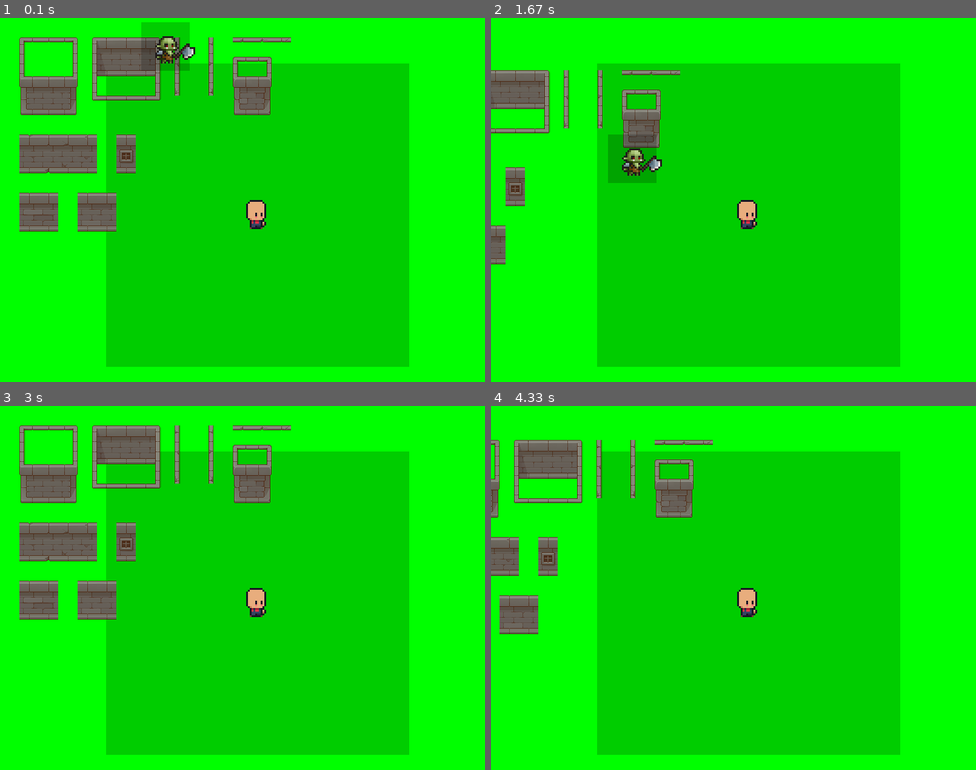
Above: before the commit, frames 1-4 (two rows, left to right).
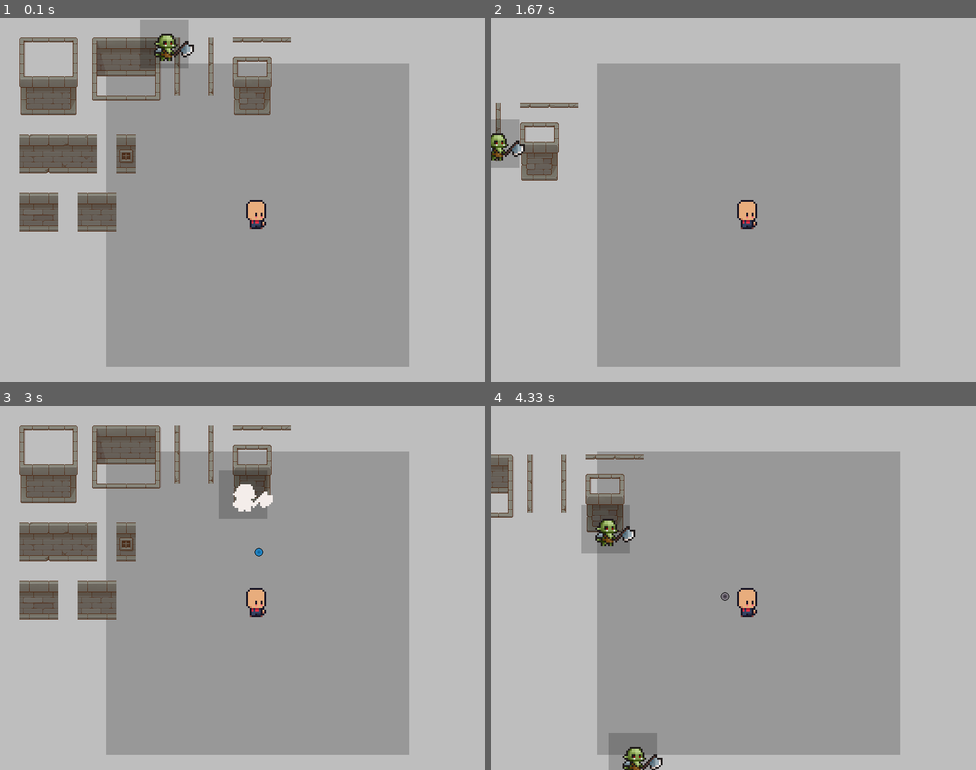
Above: after the commit, the same moments.

Repository: abyzboy/MypyGame
Game: pygame game, started from mainPyGame.py
The game is run twice, just before and just after one commit, with the same random seed, the same clock (stepped at 60 frames per second) and the same inputs.
Inputs:
- Up to frame 1 (0.1 s): no input
- Up to frame 2 (1.67 s): hold D 0.33-0.8 s; hold W 0.83-1.13 s; hold D 1.17-1.63 s
- Up to frame 3 (3 s): hold A 1.67-2.2 s; hold S 2.23-2.53 s; hold A 2.57-2.97 s
- Up to frame 4 (4.33 s): hold W 3-3.37 s; hold D 3.4-4.03 s; hold S from 4.07 s (still down)

The runs differ from the first frame. In frame 1, 91% of the frame differs, in the area x 0-100%, y 0-100%; in frame 2, 100%; in frame 3, 91%; in frame 4, 100%.

Commit message:
revork engine.py and gameobjects.py and added new spawner.py and new three bullet

Diff:
--- a/Scripts/Camera.py
+++ b/Scripts/Camera.py
@@ -1,10 +1,10 @@
 from Scripts.Engine import Vector
 import pygame
 
-from Scripts.GameObjects.Character import Character
-from Scripts.GameObjects.Enemy import Enemy
-from Scripts.GameObjects.GameObject import GameObject
-from Scripts.bullet import Bullet
+from Scripts.GameObjects import Character
+from Scripts.GameObjects import Enemy
+from Scripts.GameObjects import GameObject
+from Scripts.GameObjects import Bullet
 
 
 class Camera:
--- /dev/null
+++ b/Scripts/GameObjects.py
@@ -0,0 +1,207 @@
+from Scripts.Engine import Transform, Vector, Controller, Collider
+import pygame
+import time
+import threading
+
+
+class GameObject:
+    def __init__(self, cords, image_path, scale=1, tag_collision='default'):
+        self.image_path = image_path
+        self.scale = scale
+        self.transform = Transform(cords)
+        self.normal_sprite = pygame.transform.scale(pygame.image.load(image_path).convert_alpha(), (
+            pygame.image.load(image_path).convert_alpha().get_width() * self.scale,
+            pygame.image.load(image_path).convert_alpha().get_height() * self.scale))
+        self.sprite = self.normal_sprite
+        self.tag_collision = tag_collision
+        self.is_dead = False
+
+    def update_frame(self):
+        pass
+
+    def update_collision(self, objects):
+        pass
+
+    def __str__(self):
+        return self.tag_collision
+
+
+DURATION_BULLET = 0.5
+DURATION_GOLD_BULLET = 0.05
+DURATION_ICE_BULLET = 3
+
+
+class Character(GameObject):
+    def __init__(self, cords, speed, screen):
+        super().__init__(cords, 'character.png', scale=3, tag_collision='character')
+        self.controller = Controller()
+        self.first_time = time.time()
+        self.camera = None
+        self.screen = screen
+        # stats
+        self.health = 100
+        self.speed = speed
+        self.exp = 0
+        # colliders
+        self.collider_area_attack = Collider((500, 500), self.transform, offset=(-225, -225))
+        self.collider_character = Collider((80, 80), self.transform, offset=(-20, -20))
+        # buffs
+        self.gold_bullet = False
+
+        self.counter = 0
+
+    def update_collision(self, objects: list[GameObject]):
+        for game_object in objects:
+            if game_object.tag_collision == 'enemy':
+                if self.collider_area_attack.on_collider_stay(game_object.collider):
+                    if self.check_reload(DURATION_BULLET):
+                        self.shoot(game_object)
+                if self.collider_character.on_collider_stay(game_object.collider):
+                    game_object.attack(self)
+
+    def shoot(self, target):
+        self.counter += 1
+        bullet = Bullet('bullet.png', self.transform.vector.get_cords(), target, damage=5)
+        self.camera.add_objects(bullet)
+        if self.gold_bullet:
+            threading.Timer(DURATION_GOLD_BULLET, self.shoot_gold, args=[target]).start()
+        if self.counter % DURATION_ICE_BULLET == 0 and self.counter >= DURATION_ICE_BULLET:
+            threading.Timer(0.2, self.shoot_ice, args=[target]).start()
+
+    def shoot_gold(self, target):
+        target: Enemy = target
+        if not target.is_dead:
+            bullet = Bullet('gold_bullet.png', self.transform.vector.get_cords(), target, damage=15)
+            self.camera.add_objects(bullet)
+        return 0
+
+    def shoot_ice(self, target):
+        target: Enemy = target
+        bullet = IceBullet('ice_bullet.png', self.transform.vector.get_cords(), target, damage=25, ice_debuff=1)
+        self.camera.add_objects(bullet)
+
+    def check_reload(self, duration):
+        if time.time() - self.first_time >= duration:
+            self.first_time = time.time()
+            return True
+        else:
+            return False
+
+    def move(self):
+        keys = pygame.key.get_pressed()
+        x, y = 0, 0
+        if keys[self.controller.right]:
+            x = 1
+        if keys[self.controller.left]:
+            x = -1
+        if keys[self.controller.down]:
+            y = 1
+        if keys[self.controller.up]:
+            y = -1
+        vector = Vector((x, y))
+        if x and y:
+            normalized_vector = vector.normalize()
+            self.transform.vector += Vector((normalized_vector.x * self.speed, normalized_vector.y * self.speed))
+        else:
+            self.transform.vector += Vector((vector.x * self.speed, vector.y * self.speed))
+
+    def update_frame(self):
+        self.move()
+        if self.exp == 10:
+            self.exp = 0
+            self.gold_bullet = True
+
+
+class Enemy(GameObject):
+    def __init__(self, cords, character: Character, screen, speed=1, health=100, id=0):
+        super().__init__(cords, 'enemy.png', scale=3, tag_collision='enemy')
+        self.health = health
+        self.can_walk = True
+        self.speed = speed
+        self.character = character
+        self.screen = screen
+        self.start_time = time.time()
+        self.can_fight = True
+        self.id = id
+        # collider
+        self.collider = Collider((80, 80), self.transform, offset=(-20, -20))
+        # sprite
+        self.damage_sprite = pygame.transform.scale(pygame.image.load('enemy_damage.png').convert_alpha(), (
+            pygame.image.load('enemy_damage.png').convert_alpha().get_width() * self.scale,
+            pygame.image.load('enemy_damage.png').convert_alpha().get_height() * self.scale))
+
+    def update_collision(self, objects: list[GameObject]):
+        for game_object in objects:
+            if game_object.tag_collision == 'bullet':
+                if self.collider.on_collider_stay(game_object.collider):
+                    game_object.on_enter_body()
+                    if self.health - game_object.damage <= 0:
+                        self.character.exp += 10
+                        self.is_dead = True
+                    else:
+                        self.health -= game_object.damage
+                        self.sprite = self.damage_sprite
+                        threading.Timer(0.1, self.return_normal_sprite).start()
+                    game_object.is_dead = True
+
+    def attack(self, other):
+        self.reload()
+        if self.can_fight:
+            other.health -= 10
+            self.can_fight = False
+            print(other.health, self.id)
+
+    def return_normal_sprite(self):
+        self.sprite = self.normal_sprite
+
+    def update_frame(self):
+        vector = self.character.transform.vector
+        if int(self.transform.dist(vector)) < 50:
+            self.can_walk = False
+        elif int(self.transform.dist(vector)) > 70:
+            self.can_walk = True
+        if self.can_walk:
+            self.transform.goto(self.character.transform.vector, self.speed)
+
+    def reload(self):
+        if time.time() - self.start_time >= 3:
+            self.can_fight = True
+            self.start_time = time.time()
+
+
+class Bullet(GameObject):
+    def __init__(self, image_path, cords, target, damage=50):
+        super().__init__(cords, image_path=image_path, scale=2, tag_collision='bullet')
+        self.sprite = pygame.transform.rotate(pygame.image.load(self.image_path).convert_alpha(), 0)
+        self.target = target
+        self.is_dead = False
+        self.collider = Collider((1, 1), self.transform)
+        self.damage = damage
+
+    def update_frame(self):
+        self.transform.goto(self.target.transform.vector, 10)
+        if self.target.is_dead:
+            self.is_dead = True
+
+    def on_enter_body(self):
+        pass
+
+
+class IceBullet(Bullet):
+    def __init__(self, image_path, cords, target, damage, ice_debuff=1):
+        super().__init__(image_path, cords, target, damage)
+        self.ice_debuff = ice_debuff
+
+    def on_enter_body(self):
+        speed = self.target.speed
+        self.target.speed -= 1
+        threading.Timer(1, self.return_normal_speed, args=[speed]).start()
+
+    def return_normal_speed(self, speed):
+        print(speed)
+        self.target.speed = speed
+
+
+class StaticObject(GameObject):
+    def __init__(self, cord, image_path):
+        super().__init__(cord, image_path, 1)
--- a/Scripts/GameObjects/Character.py
+++ /dev/null
@@ -1,57 +0,0 @@
-import pygame
-from Scripts.Engine import Vector, Controller, Collider
-from Scripts.GameObjects.GameObject import GameObject
-from Scripts.bullet import Bullet
-
-
-class Character(GameObject):
-    def __init__(self, cords, speed, screen):
-        super().__init__(cords, 'character.png', scale=3, tag_collision='character')
-        self.controller = Controller()
-        self.screen = screen
-        self.health = 100
-        self.speed = speed
-        self.collider_area_attack = Collider((500, 500), self.transform, offset=(-225, -225))
-        self.collider_character = Collider((80, 80), self.transform, offset=(-20, -20))
-        self.targets = []
-        self.camera = None
-
-    def update_collision(self, objects: list[GameObject]):
-        self.targets = []
-        for game_object in objects:
-            if game_object.tag_collision == 'enemy':
-                if self.collider_area_attack.on_collider_stay(game_object.collider):
-                    self.targets.append(game_object)
-                if self.collider_character.on_collider_stay(game_object.collider):
-                    game_object.attack(self)
-                    print(self.health)
-
-    def draw_collision(self, offset):
-        pygame.draw.rect(self.surface, 'white', self.collision_fire)
-        self.screen.blit(self.surface, (self.transform.vector - offset - Vector((300, 300))).get_cords())
-
-    def create_bullet(self):
-        if self.targets:
-            bullet = Bullet(self.transform.vector.get_cords(), self.targets[0])
-            self.camera.add_objects(bullet)
-
-    def move(self):
-        keys = pygame.key.get_pressed()
-        x, y = 0, 0
-        if keys[self.controller.right]:
-            x = 1
-        if keys[self.controller.left]:
-            x = -1
-        if keys[self.controller.down]:
-            y = 1
-        if keys[self.controller.up]:
-            y = -1
-        vector = Vector((x, y))
-        if x and y:
-            normalized_vector = vector.normalize()
-            self.transform.vector += Vector((normalized_vector.x * self.speed, normalized_vector.y * self.speed))
-        else:
-            self.transform.vector += Vector((vector.x * self.speed, vector.y * self.speed))
-
-    def update_frame(self):
-        self.move()
--- a/Scripts/GameObjects/Enemy.py
+++ /dev/null
@@ -1,50 +0,0 @@
-from Scripts.GameObjects.GameObject import GameObject
-from Scripts.Engine import Vector, Collider
-import pygame
-import time
-
-
-class Enemy(GameObject):
-    def __init__(self, cords, target, speed, screen, health=100, id=0):
-        super().__init__(cords, 'enemy.png', scale=3, tag_collision='enemy')
-        self.health = health
-        self.can_walk = True
-        self.speed = speed
-        self.target = target
-        self.screen = screen
-        self.start_time = time.time()
-        self.can_fight = True
-        self.id = id
-        # collider
-        self.collider = Collider((80, 80), self.transform, offset=(-20, -20))
-
-    def update_collision(self, objects: list[GameObject]):
-        for game_object in objects:
-            if game_object.tag_collision == 'bullet':
-                if self.collider.on_collider_stay(game_object.collider):
-                    if self.health - game_object.damage <= 0:
-                        self.is_dead = True
-                    else:
-                        self.health -= game_object.damage
-                    game_object.is_dead = True
-
-    def attack(self, other):
-        self.reload()
-        if self.can_fight:
-            other.health -= 10
-            self.can_fight = False
-            print(other.health, self.id)
-
-    def update_frame(self):
-        vector = self.target.transform.vector
-        if int(self.transform.dist(vector)) < 50:
-            self.can_walk = False
-        elif int(self.transform.dist(vector)) > 70:
-            self.can_walk = True
-        if self.can_walk:
-            self.transform.goto(self.target.transform.vector, self.speed)
-
-    def reload(self):
-        if time.time() - self.start_time >= 3:
-            self.can_fight = True
-            self.start_time = time.time()
--- a/Scripts/GameObjects/GameObject.py
+++ /dev/null
@@ -1,23 +0,0 @@
-from Scripts.Engine import Transform
-import pygame
-
-
-class GameObject:
-    def __init__(self, cords, image_path, scale=1, tag_collision='default'):
-        self.image_path = image_path
-        self.scale = scale
-        self.transform = Transform(cords)
-        self.sprite = pygame.transform.scale(pygame.image.load(image_path).convert_alpha(), (
-            pygame.image.load(image_path).convert_alpha().get_width() * self.scale,
-            pygame.image.load(image_path).convert_alpha().get_height() * self.scale))
-        self.tag_collision = tag_collision
-        self.is_dead = False
-
-    def update_frame(self):
-        pass
-
-    def update_collision(self, objects):
-        pass
-
-    def __str__(self):
-        return self.tag_collision
--- a/Scripts/GameObjects/StaticObject.py
+++ /dev/null
@@ -1,6 +0,0 @@
-from Scripts.GameObjects.GameObject import GameObject
-
-
-class StaticObject(GameObject):
-    def __init__(self, cord, image_path):
-        super().__init__(cord, image_path, 1)
--- /dev/null
+++ b/Scripts/Spawner.py
@@ -0,0 +1,20 @@
+import time
+
+from Scripts.Camera import Camera
+from Scripts.GameObjects import Enemy
+
+first_time = time.time()
+
+
+def spawn(count_enemies, points, enemies, delay, camera: Camera):
+    global first_time
+    if time.time() - first_time >= delay:
+        point_num = 0
+        for i in range(count_enemies):
+            enemy = Enemy(points[point_num], camera.character, camera.screen, 2, 25)
+            camera.add_objects(enemy)
+            if len(points) > point_num + 1:
+                point_num += 1
+            else:
+                point_num = 0
+        first_time = time.time()
--- a/Scripts/bullet.py
+++ /dev/null
@@ -1,17 +0,0 @@
-from Scripts.Engine import *
-from Scripts.GameObjects.GameObject import GameObject
-import time
-
-
-class Bullet(GameObject):
-    def __init__(self, cords, target, damage=50):
-        super().__init__(cords, image_path='bullet.png', scale=2, tag_collision='bullet')
-        self.sprite = pygame.transform.rotate(pygame.image.load(self.image_path).convert_alpha(), 0)
-        self.target = target
-        self.is_dead = False
-        self.first_time = time.time()
-        self.collider = Collider((1, 1), self.transform)
-        self.damage = damage
-
-    def update_frame(self):
-        self.transform.goto(self.target.transform.vector, 10)
--- a/mainPyGame.py
+++ b/mainPyGame.py
@@ -1,8 +1,10 @@
+from pickle import FRAME
+
 import pygame
 from Scripts.Camera import Camera
-from Scripts.GameObjects.Character import Character
-from Scripts.GameObjects.Enemy import Enemy
-from Scripts.GameObjects.StaticObject import StaticObject
+from Scripts.GameObjects import *
+from Scripts.GameObjects import StaticObject
+from Scripts.Spawner import spawn
 
 if __name__ == "__main__":
     pygame.init()
@@ -15,27 +17,25 @@
     character = Character((400, 300), 3, screen)
     camera = Camera(screen, character)
     ground = StaticObject((0, 0), '1.png')
-    enemy = Enemy((250, 20), character, 2, screen)
-    enemy1 = Enemy((300, 1000), character, 1, screen)
-    objects = [character, ground, enemy, enemy1]
+    enemy = Enemy((250, 20), character, screen, 1)
+    enemy1 = Enemy((300, 1000), character, screen,2)
+    objects = [character, ground, enemy, enemy1, character]
 
     camera.add_objects(*objects)
     character.camera = camera
 
     reload_event = pygame.event.custom_type()
     clear_event_obj = pygame.event.custom_type()
-    pygame.time.set_timer(reload_event, 1000)
     while running:
+        spawn(2, [(0, 24), (700, 52), (550, 125)], 0, 5, camera)
         for event in pygame.event.get():
             if event.type == pygame.QUIT:
                 running = False
-            if event.type == reload_event:
-                character.create_bullet()
-        screen.fill('green')
+        screen.fill('grey')
         camera.draw_objects()
-        for obj in camera.objects:
-            obj.update_frame()
-            obj.update_collision(camera.objects)
+        for i in range(len(camera.objects) - 1, -1, -1):
+            camera.objects[i].update_frame()
+            camera.objects[i].update_collision(camera.objects)
         clock.tick(fps)
         pygame.display.flip()
     pygame.quit()
--- /dev/null
+++ b/test.py
@@ -0,0 +1,14 @@
+import sched
+import time
+
+sch = sched.scheduler(time.time, time.sleep)
+def fwa():
+    for i in range(10):
+        print(i)
+
+print("hellow")
+def ddw():
+    sch.enter(10,1, fwa)
+    sch.run()
+ddw()
+print("hellow")
Binary file added: enemy_damage.png
Binary file added: gold_bullet.png
Binary file added: ice_bullet.png
Not shown, changed: .gitignore
